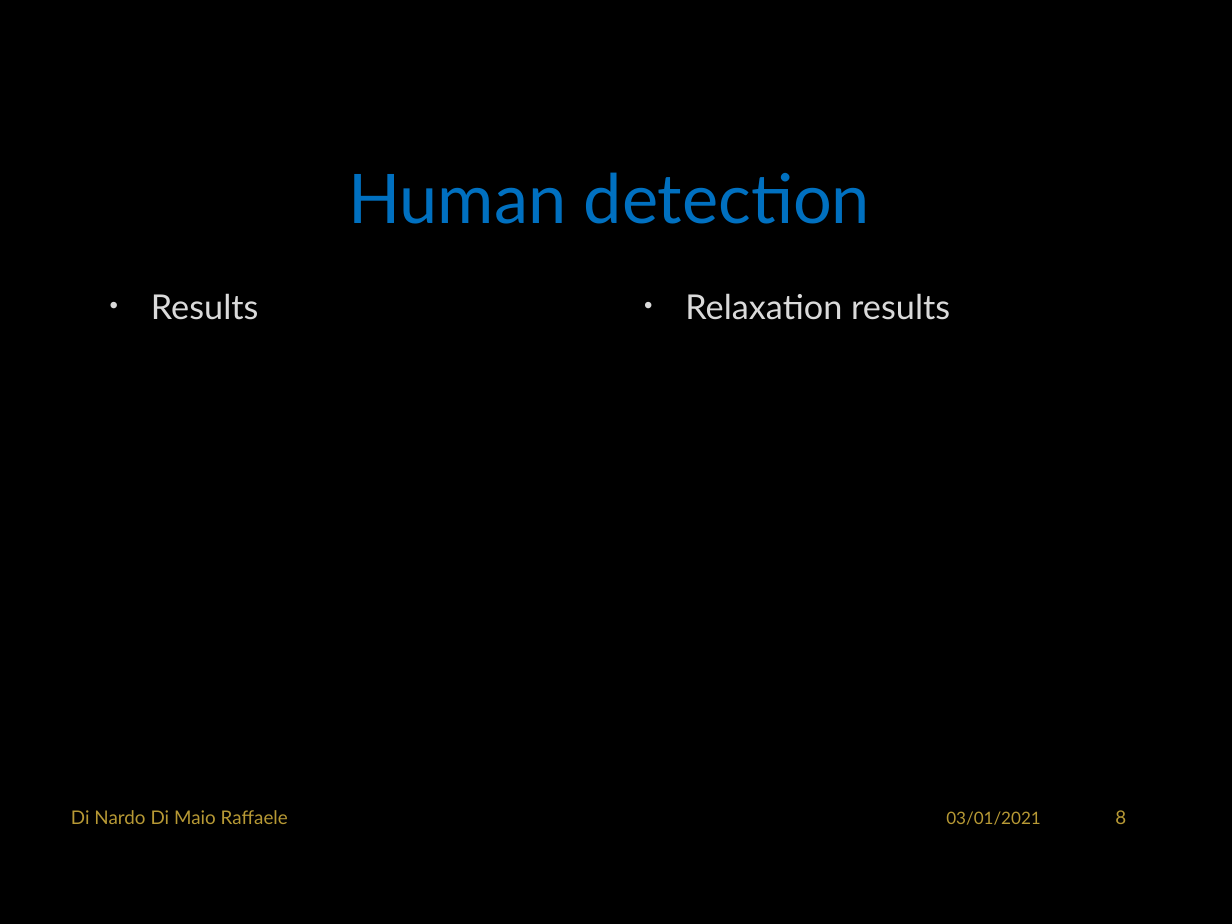
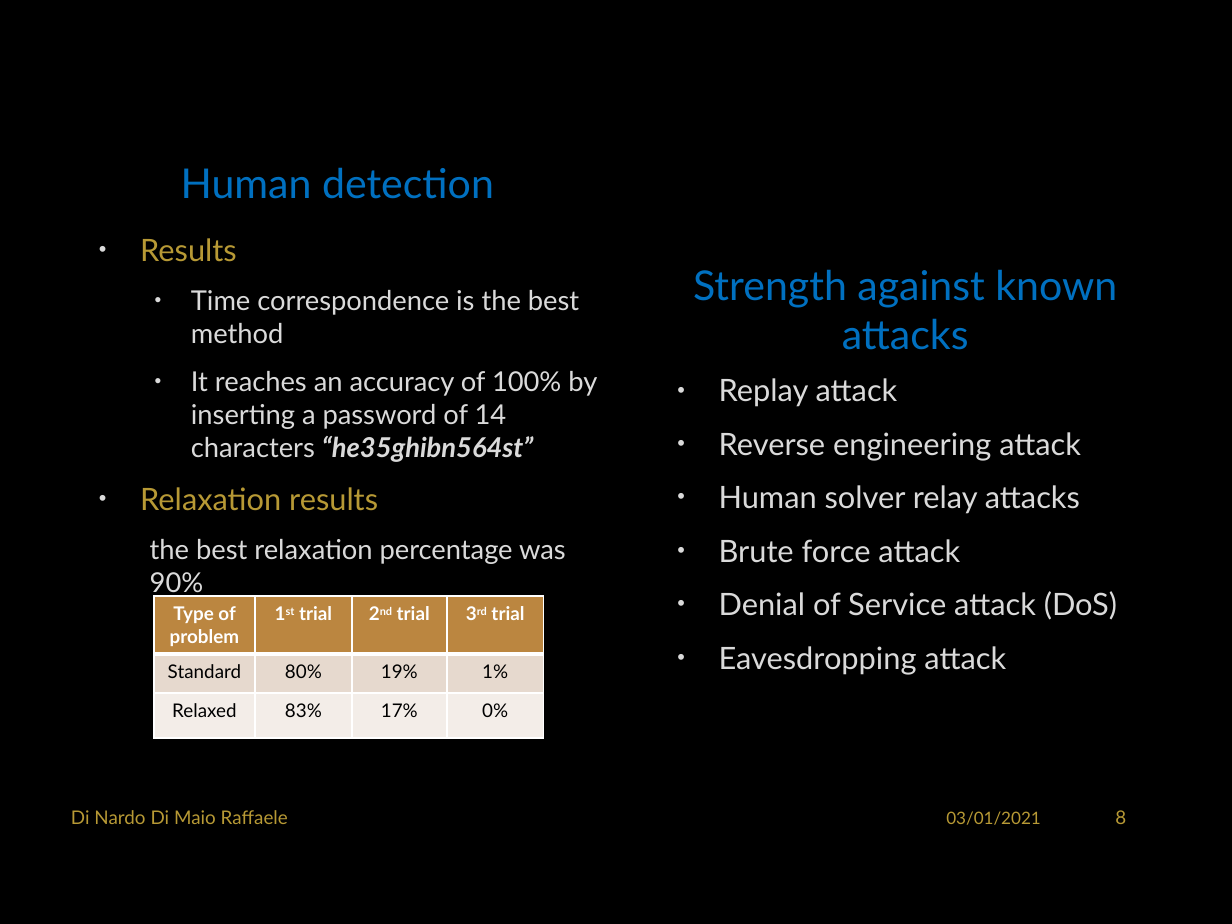
Before and after one commit to RaffaDNDM/AcCAPPCHA, a slide deck: slide 9 of Thesis/AcCAPPCHA.pptx. Drawn at 1232x924 pixels with LibreOffice and Linux fonts; fonts in the diff are those of the drawing; background and template pictures are left out. Boxes give left, top, right and bottom in pixels: in the first picture for what was removed or moved away, otherwise in the second. Text is boxed around its words. In the diff, an @@ line names an element or a change of style, - is before the commit and + after.

```diff
--- a/Thesis/AcCAPPCHA.pptx
+++ b/Thesis/AcCAPPCHA.pptx
@@ title "Human detection": place and size @@
-title "Human detection" at [348,172,870,224]
+title "Human detection" at [181,167,494,199]
@@ title "Human detection" at [181,167,494,199]: size 40 to 24 pt @@
@@ text "Results": place and size @@
-text "Results" at [151,293,259,320]
+text "Results" at [140,238,597,597]
@@ text at [140,238,237,262]: size 20 to 18 pt, text colour #DADADA to #B79935 in "Results" @@
@@ text added at [693,269,1117,350], 24 pt, text #0070C0 @@
+Strength against known attacks
@@ text at [140,290,597,597]: paragraphs added @@
+  • Time correspondence is the best method
+  • It reaches an accuracy of 100% by inserting a password of 14 characters “he35ghibn564st”
+• Relaxation results
+  the best relaxation percentage was 90%
@@ text removed at [685,293,950,320] @@
-• Relaxation results
@@ text added at [719,378,1117,675], 18 pt, text #DADADA @@
+• Replay attack
+• Reverse engineering attack
+• Human solver relay attacks
+• Brute force attack
+• Denial of Service attack (DoS)
+• Eavesdropping attack
@@ table added at [154,596,543,738], 3 rows, 4 columns @@
+Type of problem | 1st trial | 2nd trial | 3rd trial
+Standard | 80% | 19% | 1%
+Relaxed | 83% | 17% | 0%
```
Also in this commit, not shown: 7 other slides changed, 2 slides removed, 6 other files.
